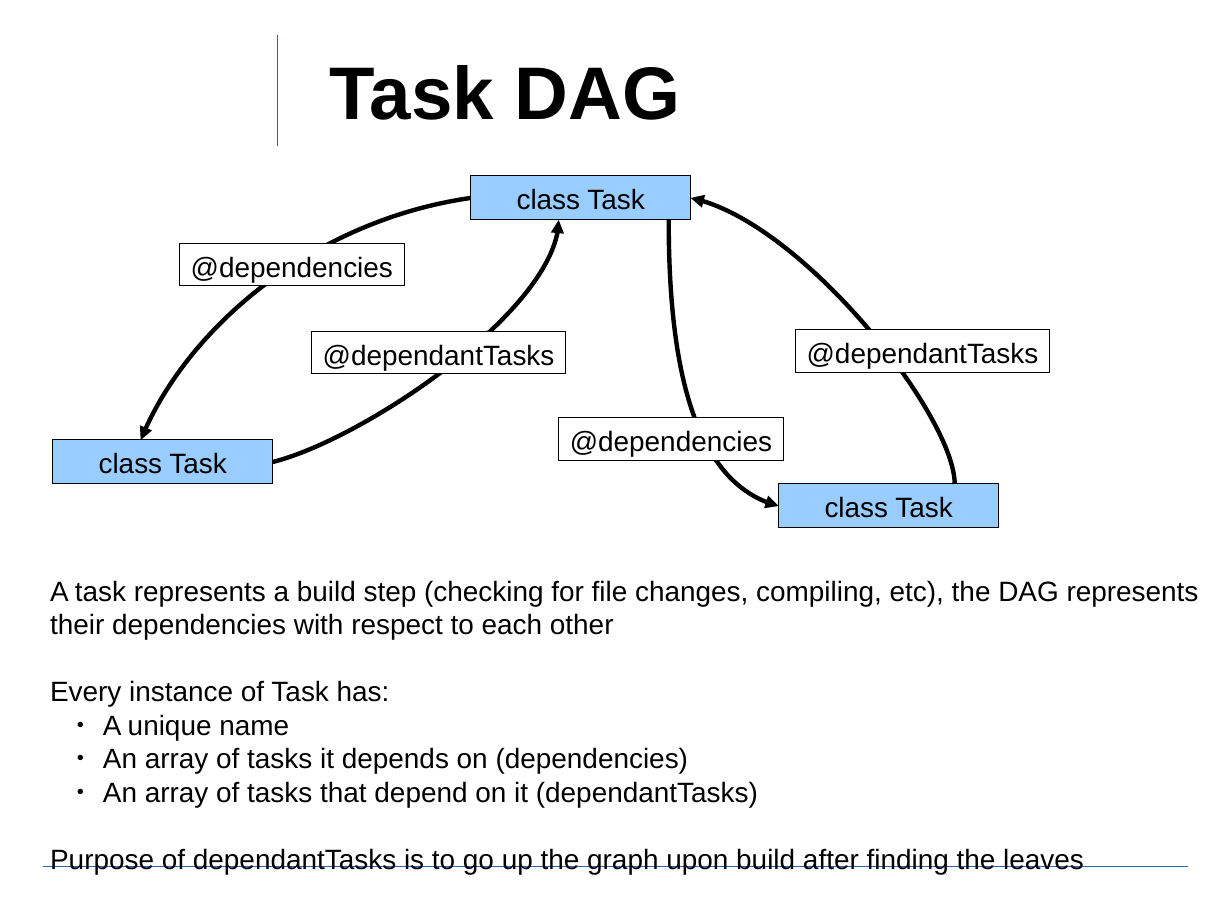
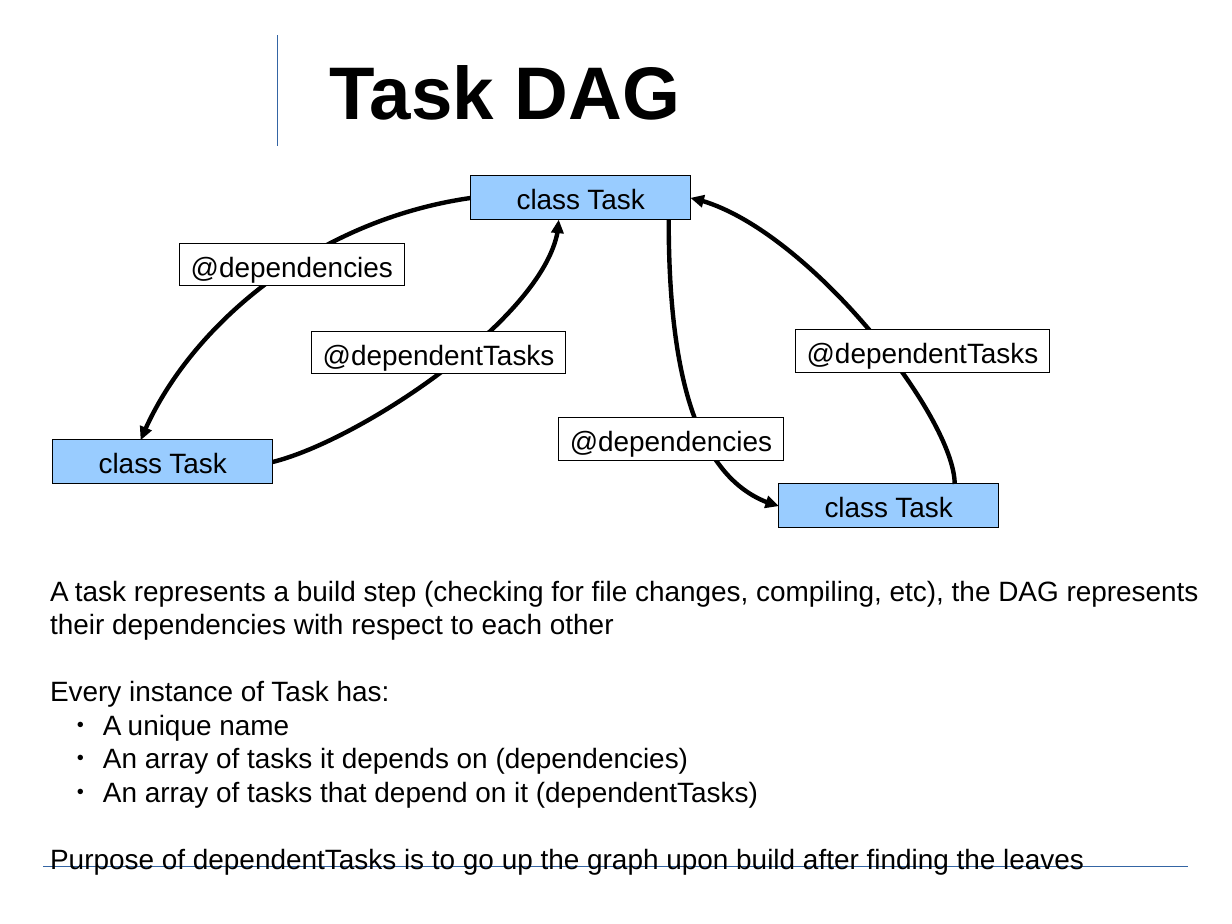
Before and after one commit to ewuenf/Makr, a slide deck: slide 7 of doc/concepts/Makr_Concepts.01.odp. Drawn at 1232x924 pixels with LibreOffice and Linux fonts; fonts in the diff are those of the drawing; background and template pictures are left out. Boxes give left, top, right and bottom in pixels: in the first picture for what was removed or moved away, otherwise in the second. Text is boxed around its words. In the diff, an @@ line names an element or a change of style, - is before the commit and + after.

```diff
--- a/doc/concepts/Makr_Concepts.01.odp
+++ b/doc/concepts/Makr_Concepts.01.odp
@@ text in rectangle at (x1=323, y1=344, x2=555, y2=370): text changed @@
-@dependantTasks
+@dependentTasks
@@ text in rectangle at (x1=807, y1=342, x2=1039, y2=368): text changed @@
-@dependantTasks
+@dependentTasks
@@ text at (x1=50, y1=781, x2=1084, y2=874): text changed @@
-  ● An array of tasks that depend on it (dependantTasks)
-Purpose of dependantTasks is to go up the graph upon build after finding the leaves
+  ● An array of tasks that depend on it (dependentTasks)
+Purpose of dependentTasks is to go up the graph upon build after finding the leaves
```
Also in this commit, not shown: 6 other slides changed, 1 slide added, 1 other file.
